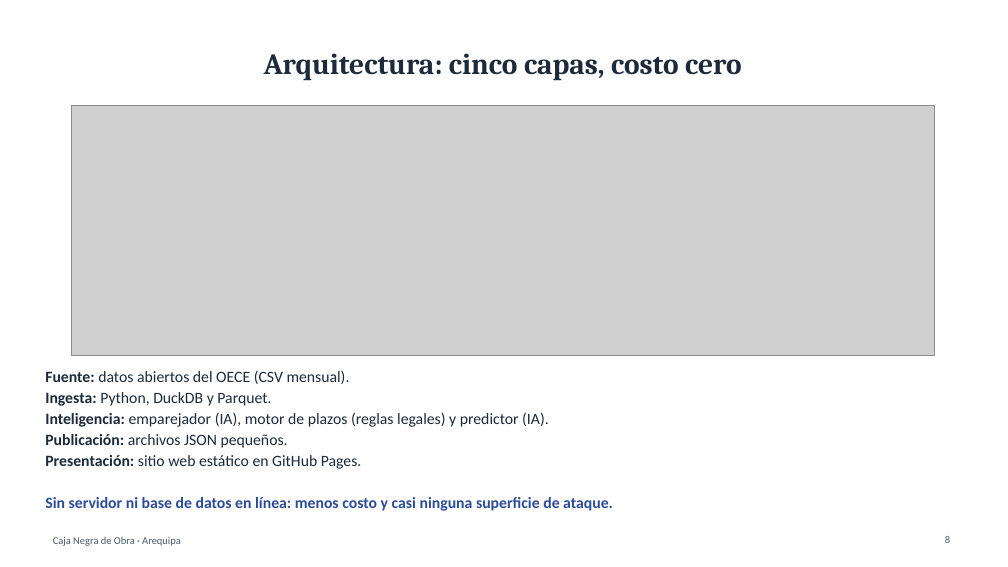
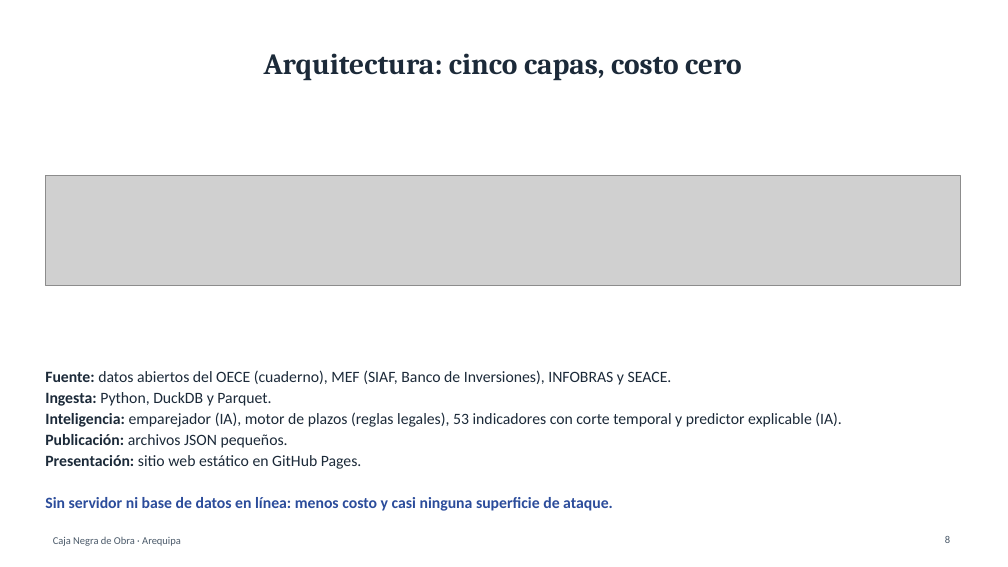
Before and after one commit to OwerLopez/caja-negra-obras, a slide deck: slide 8 of diapositivas/Caja_Negra_de_Obra.pptx. Drawn at 1008x567 pixels with LibreOffice and Linux fonts; fonts in the diff are those of the drawing; grey boxes stand for pictures. Boxes give left, top, right and bottom in pixels: in the first picture for what was removed or moved away, otherwise in the second. Text is boxed around its words. In the diff, an @@ line names an element or a change of style, - is before the commit and + after.

```diff
--- a/diapositivas/Caja_Negra_de_Obra.pptx
+++ b/diapositivas/Caja_Negra_de_Obra.pptx
@@ picture: place and size @@
-picture at bbox=[71, 106, 934, 355]
+picture at bbox=[45, 176, 960, 286]
@@ text at bbox=[45, 370, 672, 385]: text changed @@
-Fuente: datos abiertos del OECE (CSV mensual).
+Fuente: datos abiertos del OECE (cuaderno), MEF (SIAF, Banco de Inversiones), INFOBRAS y SEACE.
@@ text at bbox=[45, 412, 842, 427]: text changed @@
-Inteligencia: emparejador (IA), motor de plazos (reglas legales) y predictor (IA).
+Inteligencia: emparejador (IA), motor de plazos (reglas legales), 53 indicadores con corte temporal y predictor explicable (IA).
```
Also in this commit, not shown: 13 other slides changed, 5 slides added, 6 other files.
